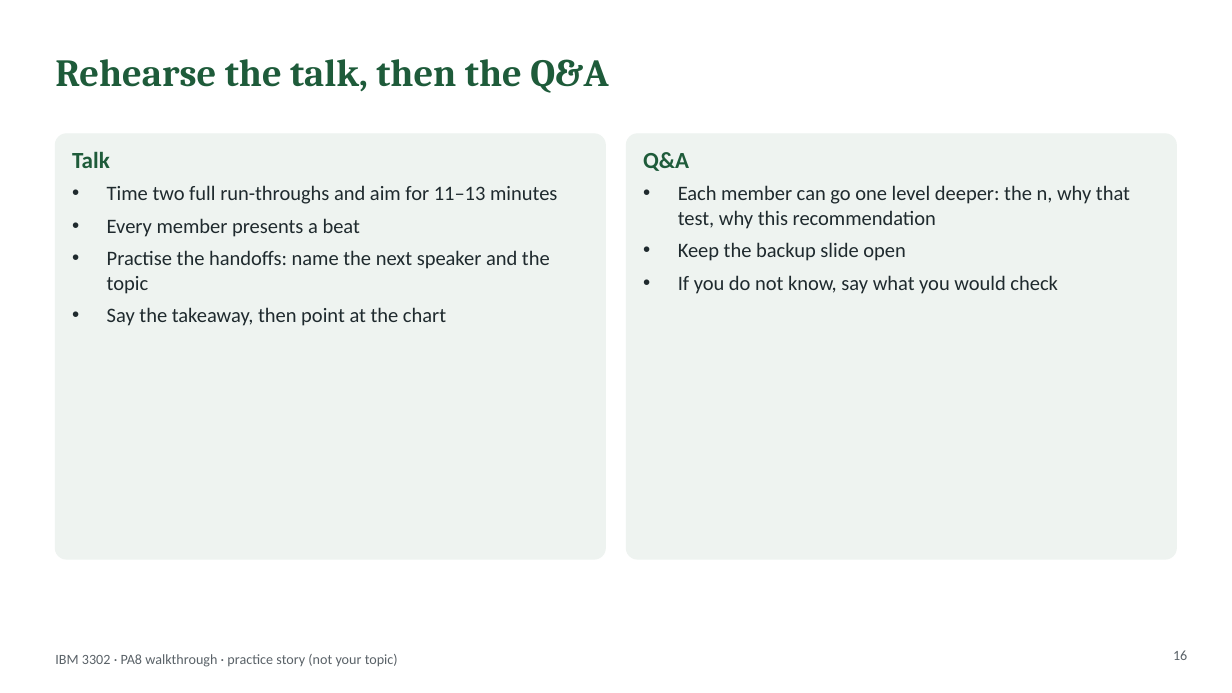
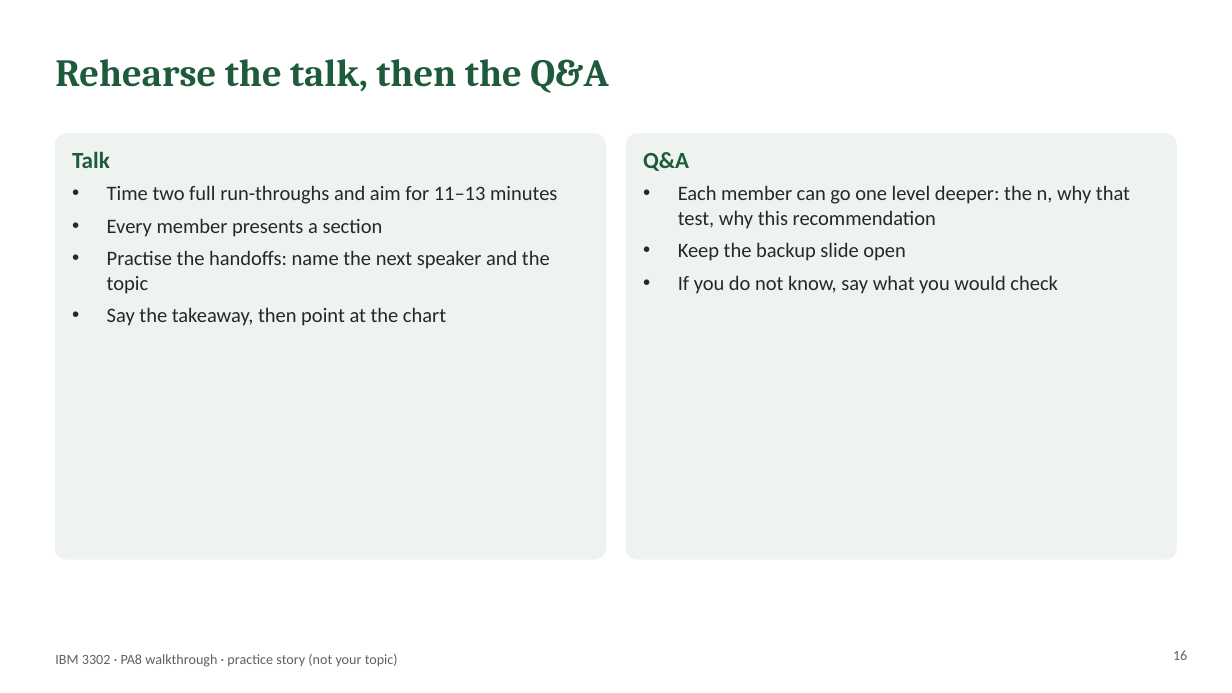
Before and after one commit to lyf718718/mktg-research-sim, a slide deck: slide 16 of hub/files/PA8_Presentation_Walkthrough.pptx. Drawn at 1232x693 pixels with LibreOffice and Linux fonts; fonts in the diff are those of the drawing. Boxes give left, top, right and bottom in pixels: in the first picture for what was removed or moved away, otherwise in the second. Text is boxed around its words. In the diff, an @@ line names an element or a change of style, - is before the commit and + after.

```diff
--- a/hub/files/PA8_Presentation_Walkthrough.pptx
+++ b/hub/files/PA8_Presentation_Walkthrough.pptx
@@ text at (107,218,383,237): text changed @@
-• Every member presents a beat
+• Every member presents a section
```
Also in this commit, not shown: 12 other slides changed, 17 other files.
